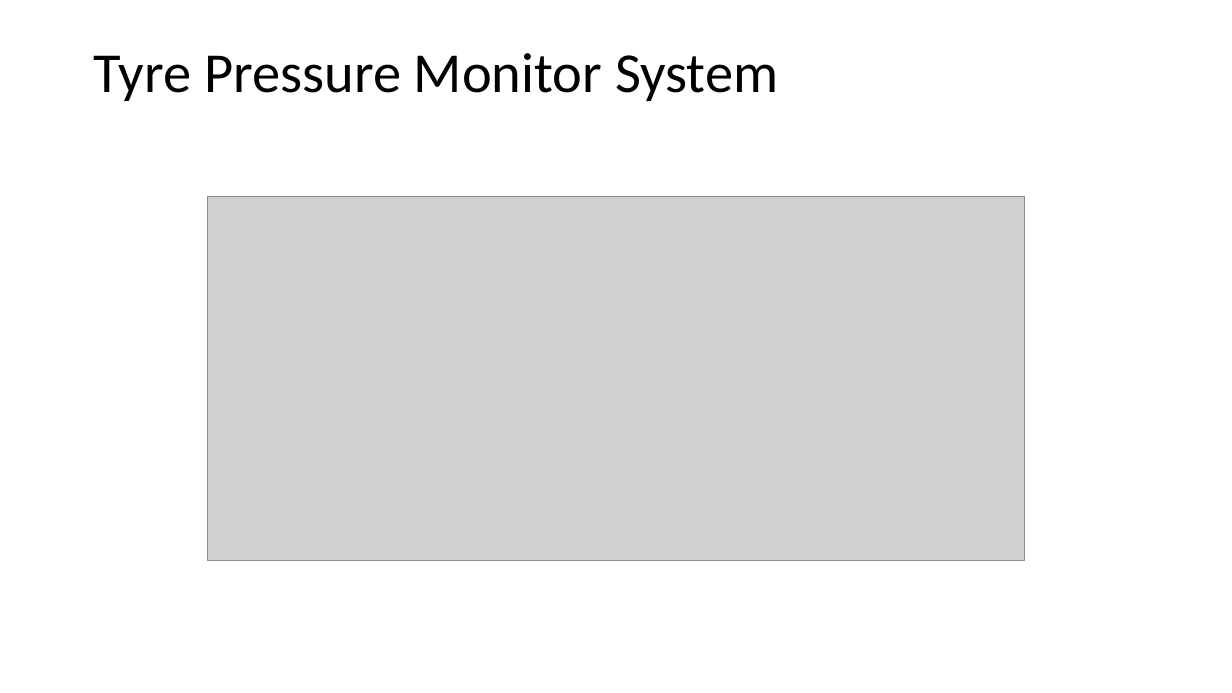
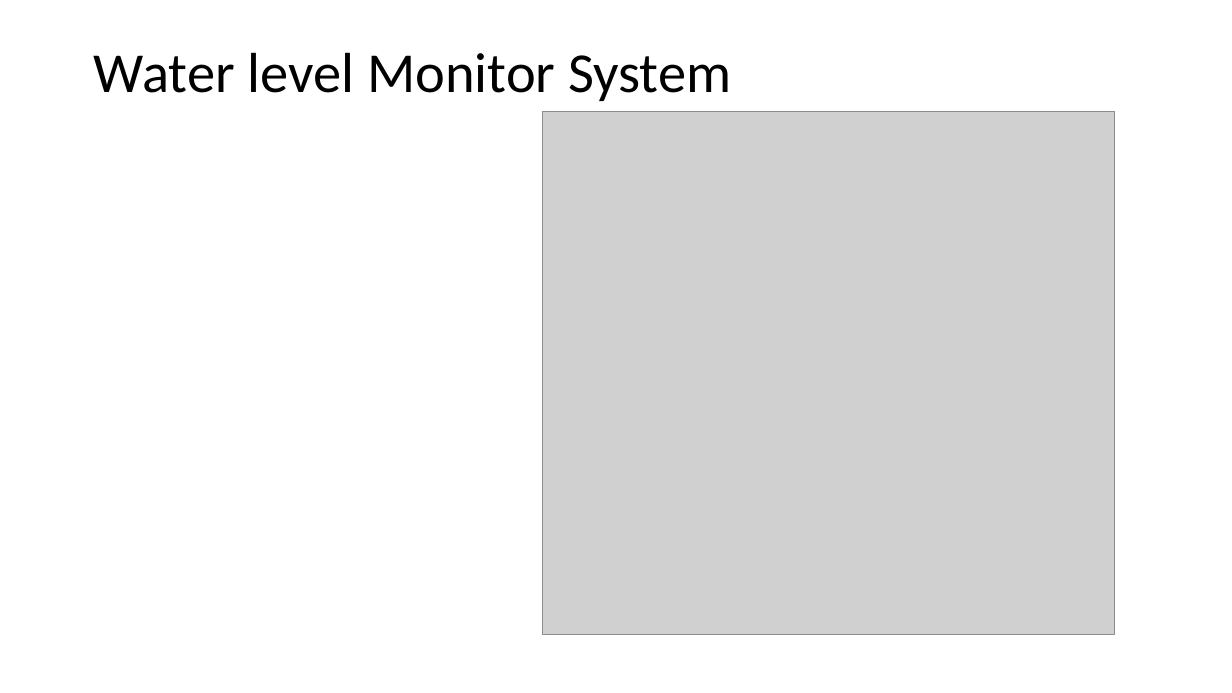
Before and after one commit to codesmurf/st3its3_teaching, a slide deck: slide 3 of 08 Thread Synchronization 2/Thread Synchronization pt 2.pptx. Drawn at 1232x693 pixels with LibreOffice and Linux fonts; fonts in the diff are those of the drawing; grey boxes stand for pictures. Boxes give left, top, right and bottom in pixels: in the first picture for what was removed or moved away, otherwise in the second. Text is boxed around its words. In the diff, an @@ line names an element or a change of style, - is before the commit and + after.

```diff
--- a/08 Thread Synchronization 2/Thread Synchronization pt 2.pptx
+++ b/08 Thread Synchronization 2/Thread Synchronization pt 2.pptx
@@ title at <box>94,52,731,101</box>: text changed @@
-Tyre Pressure Monitor System
+Water level Monitor System
@@ picture added at <box>543,112,1115,635</box> @@
@@ picture removed at <box>207,197,1025,561</box> @@
```
Also in this commit, not shown: 13 other slides changed, 19 slides added, 1 other file.
